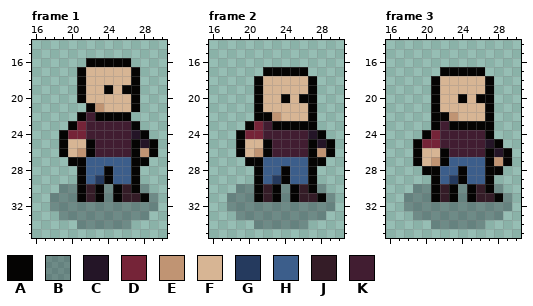
Pixel-art file, stored at assets/img/char_templates/idle.aseprite. Above: the version before the commit.
48x48 pixels, 5 frames. Shown: frame 1: x 16..30, y 14..35; frame 2: x 16..30, y 14..35; frame 3: x 16..30, y 14..35. The commit also changed other frames, which this record leaves out.
Visible layers, top first: "RightHand", "LeftHand", "Body", "Shadow" opacity 30%.
Palette (. is transparent): A #050403  B #10141f4d  C #241527  D #752438  E #c09473  F #d7b594  G #253a5e  H #3c5e8b  J #341c27  K #411d31
Pixels before, frame 1, first column x 18:
16 ....AAAAA...
17 ...AFFFFFA..
18 ...AFFFFFA..
19 ...AFFAFAA..
20 ...AFFFFFA..
21 ....AEFFFA..
22 ...AKAAAA...
23 ..ADKKKKKA..
24 .ADDKKKKKCA.
25 .AFFAKKKKACA
26 .AFEAKKKKAEA
27 ..AAHHHHHAA.
28 ...AHHAHHA..
29 ...AHGAHHA..
30 .BBAJABAJAB.
31 BBBAJABAJJAB
32 BBBBBBBBBBBB
33 .BBBBBBBBBB.
34 ...BBBBBB...
Pixels before, frame 2, first column x 18:
17 ....AAAAA...
18 ...AFFFFFA..
19 ...AFFFFFA..
20 ...AFFAFAA..
21 ...AFFFFFA..
22 ...AAEFFFA..
23 ..ADKAAAAA..
24 .ADDKKKKKCA.
25 .AFFAKKKKACA
26 .AFEAKKKKAEA
27 ..AAHHHHHAA.
28 ...AHHAHHA..
29 ...AHGAHHA..
30 .BBAJABAJAB.
31 BBBAJABAJJAB
32 BBBBBBBBBBBB
33 .BBBBBBBBBB.
34 ...BBBBBB...
Pixels before, frame 3, first column x 18:
17 ....AAAAA...
18 ...AFFFFFA..
19 ...AFFFFFA..
20 ...AFFAFAA..
21 ...AFFFFFA..
22 ...AAEFFFA..
23 ...AKAAAAA..
24 ..ADKKKKKA..
25 .ADDKKKKKCA.
26 .AFFAKKKKACA
27 .AFEAHHHHAEA
28 ..AAHHAHHAA.
29 ...AHGAHHA..
30 .BBAJABAJAB.
31 BBBAJABAJJAB
32 BBBBBBBBBBBB
33 .BBBBBBBBBB.
34 ...BBBBBB...
The same view after the edit:
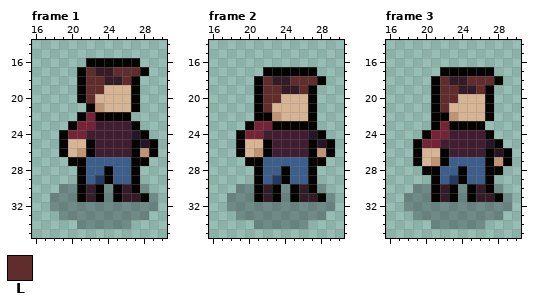
Colours new in this view: L #602c2c
Changes in this commit:
Frame 1, layers "RightHand", "Body":
Colour A now appears in row 16 at x 27; in row 17 at x 28.
The author changed colour K to colour D in rows 22 to 23 at x 22.
The author changed colour A to colour F in row 19 at x 24 and 26.
The author changed colour F to colour J in row 17 at x 23 to 24; in row 18 at x 24 to 25.
The author changed colour A to colour L in row 17 at x 27.
The author changed colour F to colour L in row 17 at x 22 and 25 to 26; in row 18 at x 22 to 23 and 26; in row 19 at x 22 to 23; in row 20 at x 22.
Frame 2, layers "RightHand", "Body":
Colour A now appears in row 17 at x 27; in row 18 at x 28.
The author changed colour K to colour D in row 23 at x 22.
The author changed colour A to colour F in row 20 at x 24 and 26.
The author changed colour F to colour J in row 18 at x 23 to 24; in row 19 at x 24 to 25.
The author changed colour A to colour L in row 18 at x 27.
The author changed colour F to colour L in row 18 at x 22 and 25 to 26; in row 19 at x 22 to 23 and 26; in row 20 at x 22 to 23; in row 21 at x 22.
Frame 3, layers "RightHand", "Body":
Colour A now appears in row 17 at x 27; in row 18 at x 28.
The author changed colour K to colour D in rows 23 to 24 at x 22.
The author changed colour A to colour F in row 20 at x 24 and 26.
The author changed colour F to colour J in row 18 at x 23 to 24; in row 19 at x 24 to 25.
The author changed colour A to colour L in row 18 at x 27.
The author changed colour F to colour L in row 18 at x 22 and 25 to 26; in row 19 at x 22 to 23 and 26; in row 20 at x 22 to 23; in row 21 at x 22.
The edit erases colour A in row 23 at x 27.
